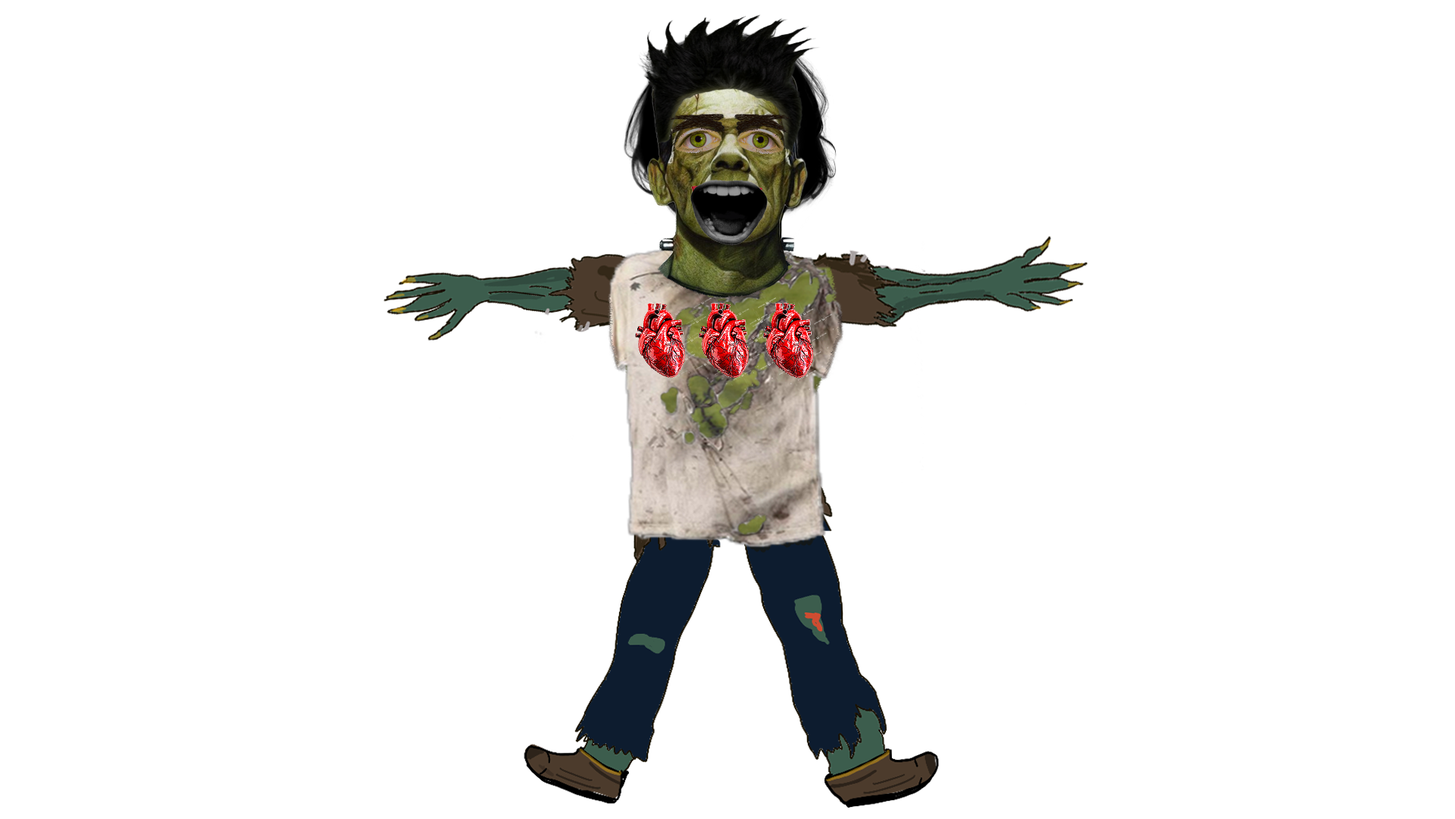
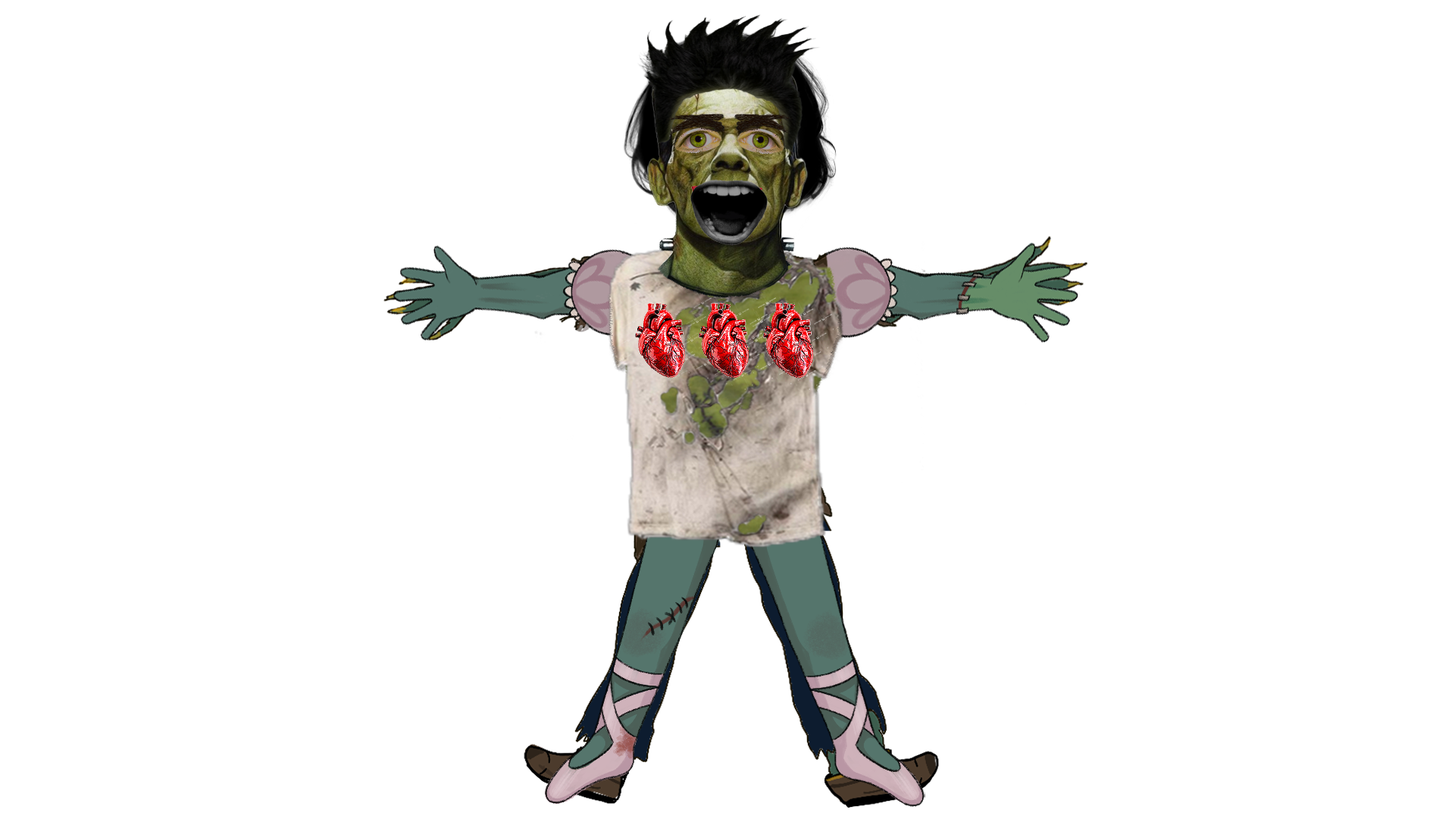
Comparing the layer stacks of the two 1455 x 819 images. Changes:
added layer "L Arm 2" in group "L Arm" over 393, 244, 636, 342
added layer "R Arm 2" in group "R Arm" over 813, 242, 1079, 345
added layer "R Leg 2" in group "R Leg" over 751, 534, 926, 807
added layer "L Leg 2" in group "L Leg" over 544, 535, 721, 804
